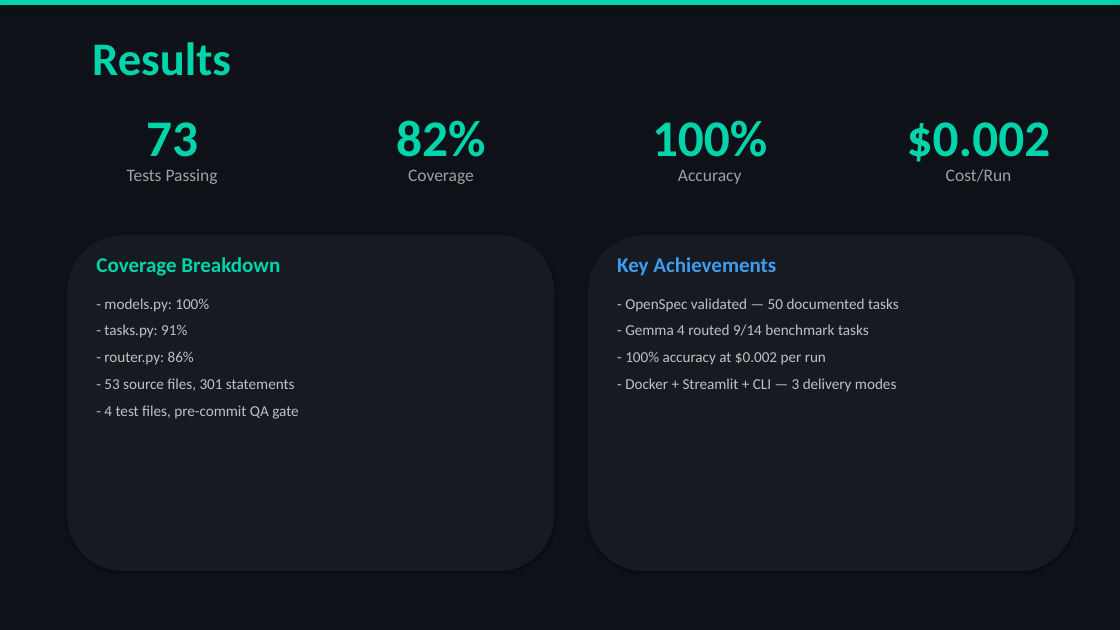
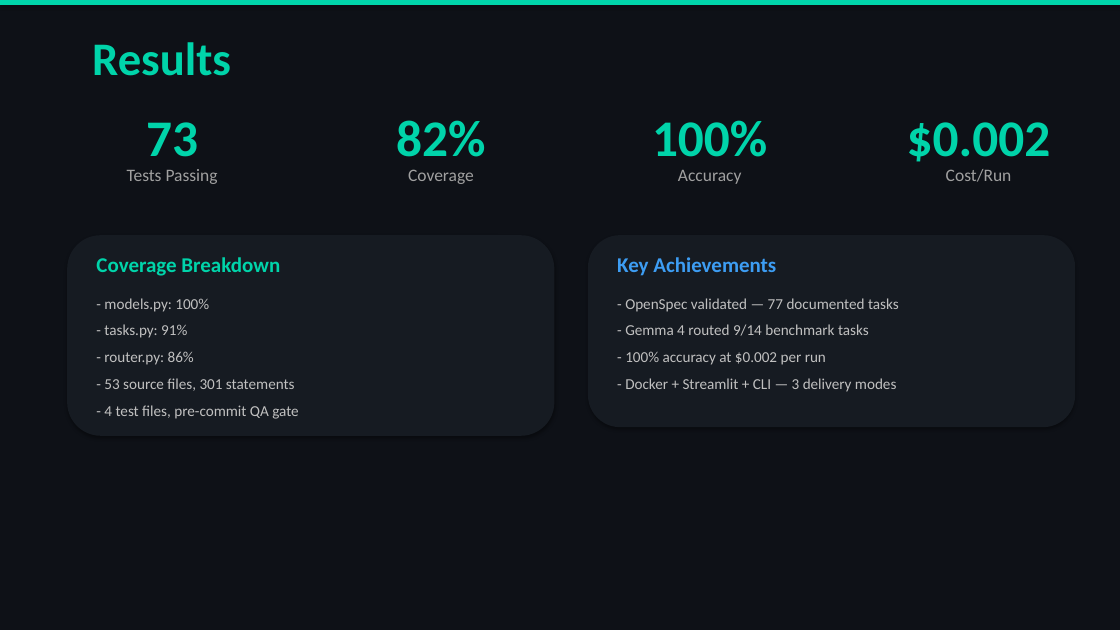
Before and after one commit to PostboxRetinal/amd-hackathon-act2, a slide deck: slide 5 of Wayfinder_Presentation.pptx. Drawn at 1120x630 pixels with LibreOffice and Linux fonts; fonts in the diff are those of the drawing. Boxes give left, top, right and bottom in pixels: in the first picture for what was removed or moved away, otherwise in the second. Text is boxed around its words. In the diff, an @@ line names an element or a change of style, - is before the commit and + after.

```diff
--- a/Wayfinder_Presentation.pptx
+++ b/Wayfinder_Presentation.pptx
@@ rounded rectangle: place and size @@
-rounded rectangle at <box>67,235,555,571</box>
+rounded rectangle at <box>67,235,555,436</box>
@@ rounded rectangle at <box>67,235,555,436</box>: proportions changed @@
@@ rounded rectangle at <box>588,235,1075,428</box>: proportions changed @@
@@ rounded rectangle: place and size @@
-rounded rectangle at <box>588,235,1075,571</box>
+rounded rectangle at <box>588,235,1075,428</box>
@@ text at <box>625,298,899,312</box>: text changed @@
-- OpenSpec validated — 50 documented tasks
+- OpenSpec validated — 77 documented tasks
```
Also in this commit, not shown: 5 other slides changed.
